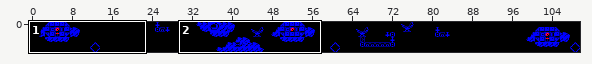
An edit to a level. Tiled map, art/maps/level-4.tmx. The picture above shows the old version from afar; the outline marks the close-up.
Close-up. First the earlier version:
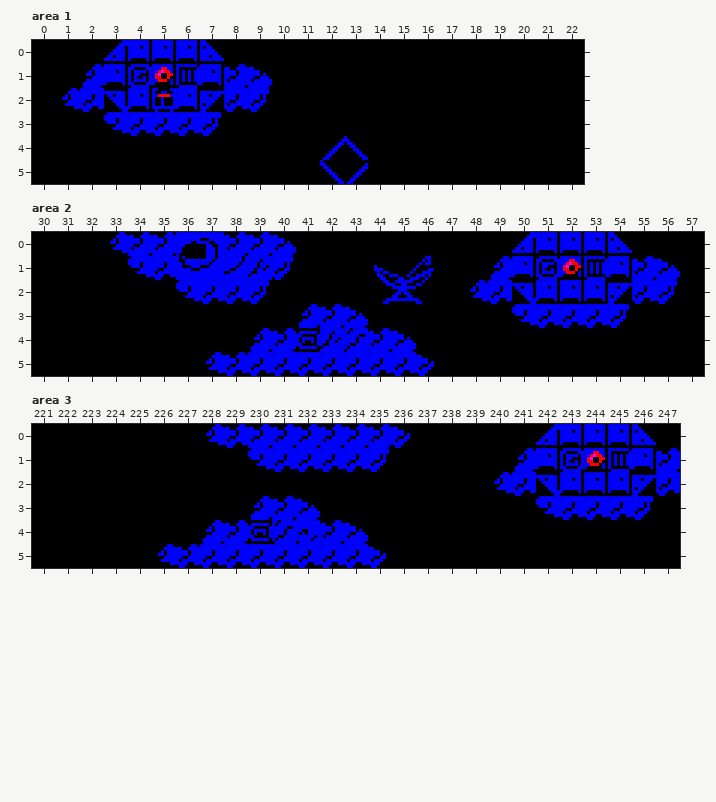
Cells are 8x8 px. Shown: area 1 x 0..22, y 0..5; area 2 x 30..57, y 0..5; area 3 x 221..247, y 0..5. The commit also changed other parts of the map, which this record leaves out.
The result:
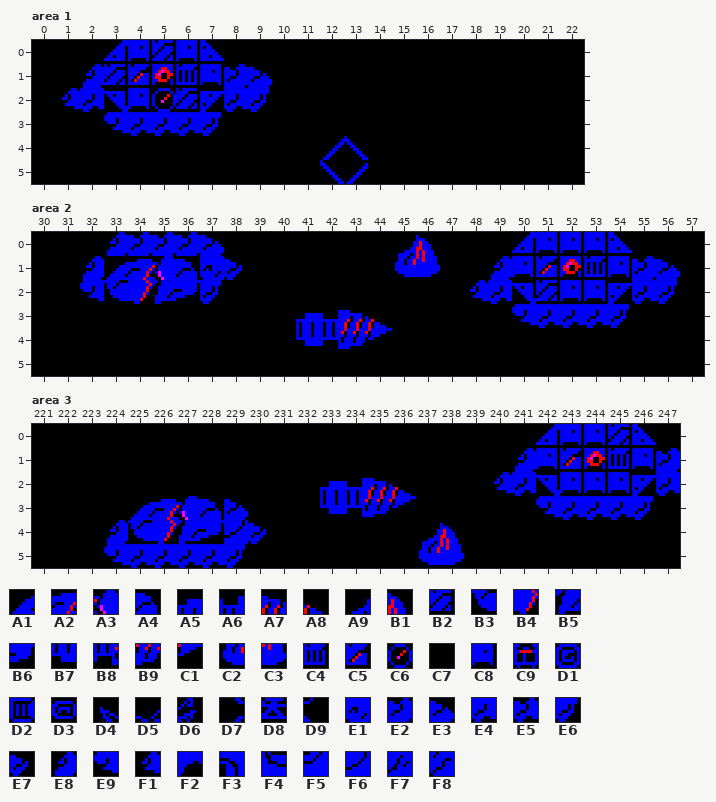
Key: from "Relay": A1 0 "Split geode", A2 1, A3 2, A4 3, A5 4 "Drill crown", A6 5, A7 6, A8 7, A9 8 "Shard", B1 9, B2 10 "Armour seam", B3 12, B4 13, B5 14, B6 15, B7 16, B8 17, B9 18, C1 19, C2 20, C3 21, C4 22 "Slotted vent", C5 23 "Service hatch", C6 72 "Scanner sweep"; from "tileSet": C7 0 "Open sky", C8 1 "Hull", C9 3 "Piston", D1 26 "Hatch", D2 27 "Grille", D3 32, D4 36 "Telemetry dish", D5 37, D6 38, D7 52, D8 53, D9 54, E1 80 "Basalt edges", E2 81, E3 83, E4 84, E5 85, E6 86, E7 87, E8 89, E9 92, F1 93, F2 105, F3 106, F4 107, F5 108, F6 109, F7 110, F8 111.
__ is an empty cell.
Change:
Layer "Shattered Belt", area 1:
y 0: x 5 C8 -> B2
y 1: x 3..4 C8 D1 -> B2 C5; x 6 D2 -> C4
y 2: x 5..6 C9 C8 -> C6 B2
Layer "Shattered Belt", area 2:
y 0: x 33 F1 -> E8; x 36..40 F2 F3 E2 E2 E3 -> E2 E3 C7 C7 C7; x 45..46 C7 C7 -> A9 B1
y 1: x 32..40 C7 C7 E9 E4 F4 F5 F6 F7 E6 -> E8 A1 A2 A3 A4 E1 E7 C7 C7; x 44..46 D4 D5 D6 -> C7 C2 C3; x 51 D1 -> C5; x 53 D2 -> C4
y 2: x 32..39 C7 C7 C7 C7 E9 E4 E4 E6 -> E9 B3 B4 B5 B6 E6 C7 C7; x 44..46 D7 D8 D9 -> C7 C7 C7; x 51 C8 -> B2
y 3: x 41..44 E8 E2 E3 C7 -> A5 A6 A7 A8
y 4: x 39..45 E8 E2 D3 F7 F8 E2 E3 -> C7 C7 B7 B8 B9 C1 C7
y 5: x 37..46 F1 E5 E4 E4 E4 E4 E4 E4 E4 E7 -> C7 C7 C7 C7 C7 C7 C7 C7 C7 C7
Layer "Shattered Belt", area 3:
y 0: x 228..236 F1 E5 E2 E2 E2 E2 E2 E2 E7 -> C7 C7 C7 C7 C7 C7 C7 C7 C7; x 245 C8 -> B2
y 1: x 230..235 E9 E4 E4 E4 E4 E6 -> C7 C7 C7 C7 C7 C7; x 243 D1 -> C5; x 245 D2 -> C4
y 2: x 233..236 C7 C7 C7 C7 -> A5 A6 A7 A8
y 3: x 225..236 C7 C7 C7 C7 C7 E8 E2 E3 C7 C7 C7 C7 -> A1 A2 A3 A4 E3 C7 C7 C7 B7 B8 B9 C1
y 4: x 224..234 C7 C7 C7 C7 E8 E2 D3 F8 E1 E2 E3 -> E8 B3 B4 B5 B6 F6 E7 C7 C7 C7 C7; x 237..238 C7 C7 -> A9 B1
y 5: x 224..227 C7 C7 F1 E5 -> E9 E4 E4 E4; x 229..235 E4 E4 E4 E4 E4 E4 E7 -> E6 C7 C7 C7 C7 C7 C7; x 237..238 C7 C7 -> C2 C3
Pixel boxes of the changes (left, top, right, bottom) in both close-ups:
changed: (104, 40, 200, 112)
changed: (80, 232, 440, 376)
changed: (536, 256, 560, 301)
changed: (587, 256, 608, 280)
changed: (104, 424, 464, 568)
changed: (608, 424, 632, 472)
changed: (560, 448, 584, 472)
